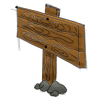
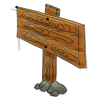
Layers edited between the first and the second 100 x 100 image:
painted on "shadow" over [17, 6, 86, 97]
painted on "color" over [17, 5, 86, 97]
